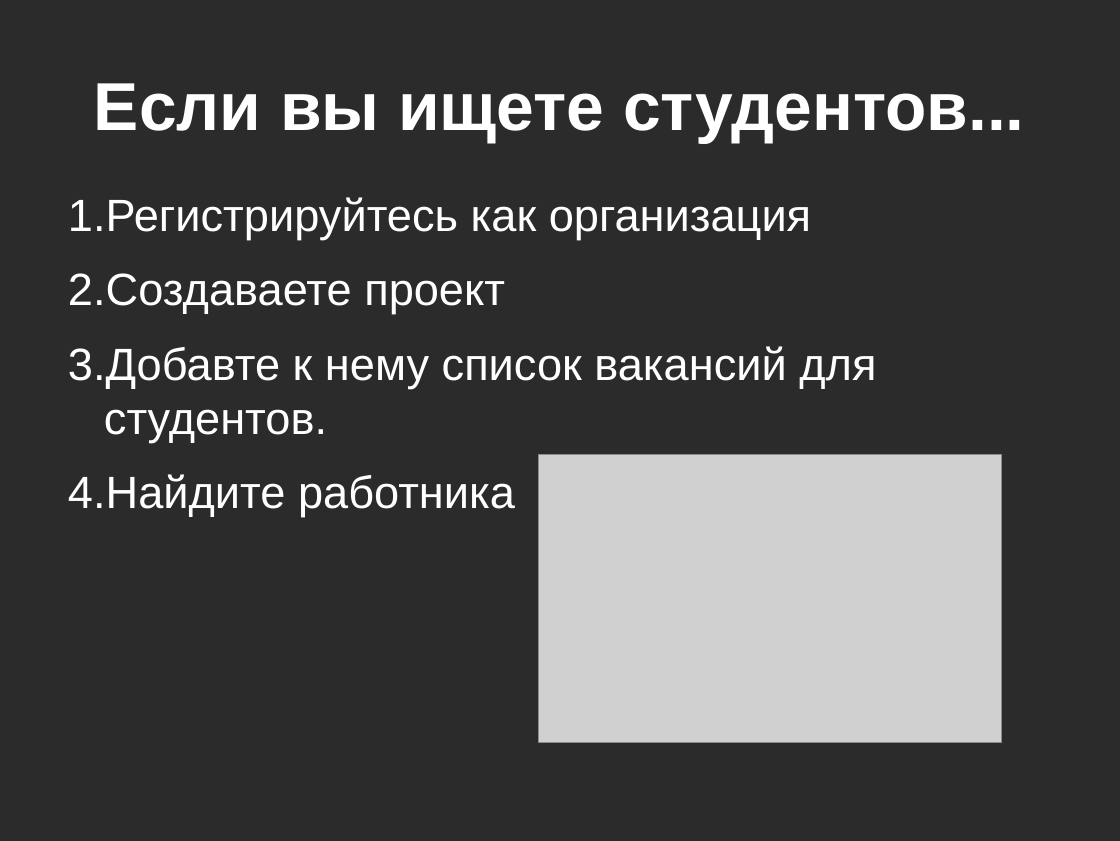
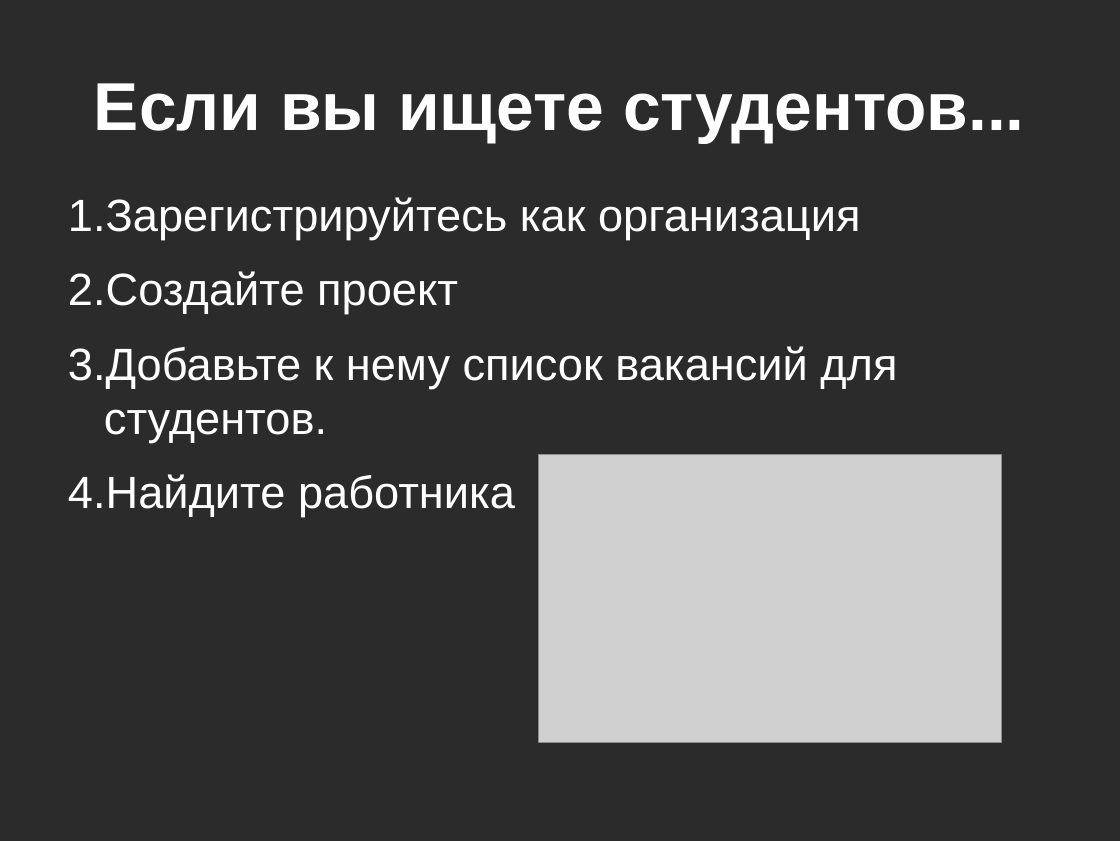
Before and after one commit to yashart/mipt_hunt, a slide deck: slide 6 of Infa-100.odp. Drawn at 1120x841 pixels with LibreOffice and Linux fonts; fonts in the diff are those of the drawing; grey boxes stand for pictures; background and template pictures are left out; a plain dark background stands for a picture behind light text. Boxes give left, top, right and bottom in pixels: in the first picture for what was removed or moved away, otherwise in the second. Text is boxed around its words. In the diff, an @@ line names an element or a change of style, - is before the commit and + after.

```diff
--- a/Infa-100.odp
+++ b/Infa-100.odp
@@ text at [68,197,897,443]: text changed @@
-1. Регистрируйтесь как организация
-2. Создаваете проект
-3. Добавте к нему список вакансий для студентов.
+1. Зарегистрируйтесь как организация
+2. Создайте проект
+3. Добавьте к нему список вакансий для студентов.
```
Also in this commit, not shown: 4 other slides changed.
